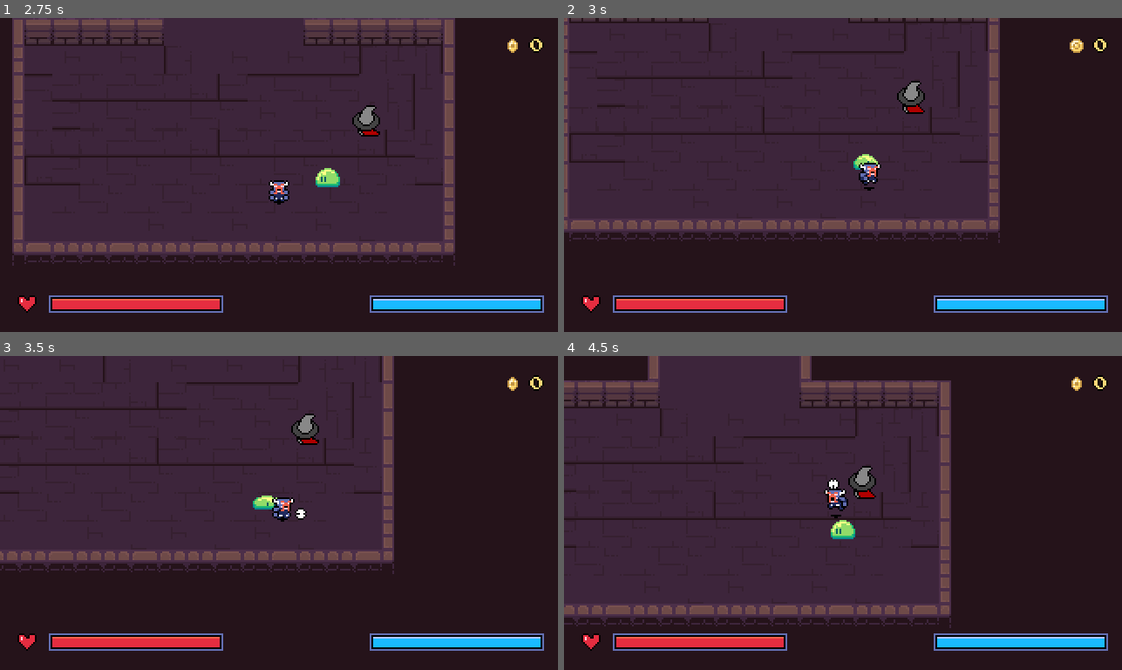
Above: before the commit, frames 1-4 (two rows, left to right).
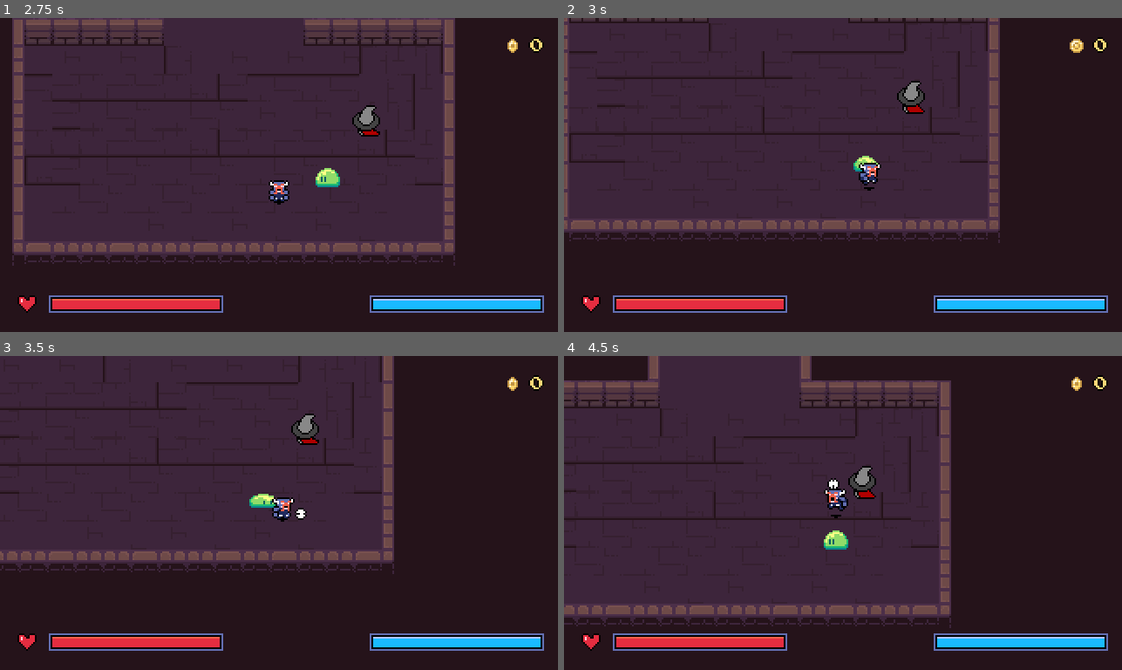
Above: after the commit, the same moments.

Repository: DaEpickid540/haven-2026
Game: Godot game, scene res://Scenes/main.tscn
The game is run twice, just before and just after one commit, with the same random seed, the same clock (stepped at 60 frames per second) and the same inputs.
Inputs (mouse positions are in pixels of both pictures, inside the frame that each line leads up to):
- Up to frame 1 (2.75 s): click "Start Game" at 0.5 s; move the mouse to (401, 159) at 1.27 s; hold Right (right) 1.28-2.03 s; tap J (attack) at 1.35, 2.1 s; click (401, 159) at 1.42 s; move the mouse to (167, 190) at 2.02 s; hold Down (down) from 2.03 s (still down)
- Up to frame 2 (3 s): move the mouse to (898, 105) at 2.77 s; release Down (down) at 2.78 s; hold Right (right) from 2.78 s (still down); hold X (dash) from 2.78 s (still down)
- Up to frame 3 (3.5 s): keep holding Right (right); keep holding X (dash); tap J (attack) at 3.05 s
- Up to frame 4 (4.5 s): move the mouse to (815, 575) at 3.52 s; release Right (right) at 3.53 s; release X (dash) at 3.53 s; hold Up (up) 3.53-4.28 s; tap E (interact) at 3.6 s; click (815, 575) at 3.67 s; tap J (attack) at 3.8, 4.35 s; move the mouse to (1010, 560) at 4.27 s; hold Left (left) from 4.28 s (still down)

Frame 1 is identical in both runs. In frame 2, less than 0.1% of the frame differs, in the area x 51-57%, y 43-49%; in frame 3, 0.1%; in frame 4, 0.4%, in the area x 46-53%, y 52-62%.

Commit message:
Update

Diff:
--- a/Scenes/player.tscn
+++ b/Scenes/player.tscn
@@ -52,7 +52,7 @@
 tracks/2/type = "value"
 tracks/2/imported = false
 tracks/2/enabled = true
-tracks/2/path = NodePath("../Area2D/CollisionPolygon2D:polygon")
+tracks/2/path = NodePath("../WeaponHitbox/CollisionPolygon2D:polygon")
 tracks/2/interp = 1
 tracks/2/loop_wrap = true
 tracks/2/keys = {
@@ -61,6 +61,18 @@
 "update": 0,
 "values": [PackedVector2Array()]
 }
+tracks/3/type = "value"
+tracks/3/imported = false
+tracks/3/enabled = true
+tracks/3/path = NodePath("../WeaponHitbox/CollisionPolygon2D:position")
+tracks/3/interp = 1
+tracks/3/loop_wrap = true
+tracks/3/keys = {
+"times": PackedFloat32Array(0),
+"transitions": PackedFloat32Array(1),
+"update": 0,
+"values": [Vector2(0.42500022, -12)]
+}
 
 [sub_resource type="Animation" id="Animation_3smsa"]
 resource_name = "attack"
@@ -93,7 +105,7 @@
 tracks/2/type = "value"
 tracks/2/imported = false
 tracks/2/enabled = true
-tracks/2/path = NodePath("../Area2D/CollisionPolygon2D:polygon")
+tracks/2/path = NodePath("../WeaponHitbox/CollisionPolygon2D:polygon")
 tracks/2/interp = 1
 tracks/2/loop_wrap = true
 tracks/2/keys = {
@@ -122,7 +134,7 @@
 tracks/1/type = "value"
 tracks/1/imported = false
 tracks/1/enabled = true
-tracks/1/path = NodePath("../Area2D/CollisionPolygon2D:polygon")
+tracks/1/path = NodePath("../WeaponHitbox/CollisionPolygon2D:polygon")
 tracks/1/interp = 1
 tracks/1/loop_wrap = true
 tracks/1/keys = {
@@ -163,7 +175,7 @@
 tracks/2/type = "value"
 tracks/2/imported = false
 tracks/2/enabled = true
-tracks/2/path = NodePath("../Area2D/CollisionPolygon2D:polygon")
+tracks/2/path = NodePath("../WeaponHitbox/CollisionPolygon2D:polygon")
 tracks/2/interp = 1
 tracks/2/loop_wrap = true
 tracks/2/keys = {
@@ -172,6 +184,18 @@
 "update": 0,
 "values": [PackedVector2Array(), PackedVector2Array(-6, -1, 3, -1, 3, -8, -6, -8), PackedVector2Array(-6, 16, -3, -3, -9, -2, -14, 9, -14, 16), PackedVector2Array(-6, 16, -6, 8, -11, 8, -14, 8, -14, 16), PackedVector2Array()]
 }
+tracks/3/type = "value"
+tracks/3/imported = false
+tracks/3/enabled = true
+tracks/3/path = NodePath("../WeaponHitbox/CollisionPolygon2D:position")
+tracks/3/interp = 1
+tracks/3/loop_wrap = true
+tracks/3/keys = {
+"times": PackedFloat32Array(0.3),
+"transitions": PackedFloat32Array(1),
+"update": 0,
+"values": [Vector2(0.42500022, -12)]
+}
 
 [sub_resource type="Animation" id="Animation_ukyrk"]
 resource_name = "attack_up"
@@ -192,7 +216,7 @@
 tracks/1/type = "value"
 tracks/1/imported = false
 tracks/1/enabled = true
-tracks/1/path = NodePath("../Area2D/CollisionPolygon2D:polygon")
+tracks/1/path = NodePath("../WeaponHitbox/CollisionPolygon2D:polygon")
 tracks/1/interp = 1
 tracks/1/loop_wrap = true
 tracks/1/keys = {
@@ -542,13 +566,20 @@
 
 [node name="Hud" parent="." unique_id=1669573446 instance=ExtResource("3_hud")]
 
-[node name="DeathScreen" parent="." instance=ExtResource("4_death")]
-
-[node name="Area2D" type="Area2D" parent="." unique_id=1643113148]
-
-[node name="CollisionPolygon2D" type="CollisionPolygon2D" parent="Area2D" unique_id=1342032514]
-position = Vector2(0.4250002, 0)
+[node name="DeathScreen" parent="." unique_id=1080805255 instance=ExtResource("4_death")]
+
+[node name="WeaponHitbox" type="Area2D" parent="." unique_id=1643113148]
+collision_layer = 0
+collision_mask = 4
+monitorable = false
+
+[node name="CollisionPolygon2D" type="CollisionPolygon2D" parent="WeaponHitbox" unique_id=1342032514]
+position = Vector2(0.42500022, -12)
 scale = Vector2(1.125, 1)
 
-[node name="CollisionShape2D" type="CollisionShape2D" parent="." unique_id=202009393]
+[node name="Hurtbox" type="Area2D" parent="." unique_id=1640876588]
+collision_layer = 2
+collision_mask = 4
+
+[node name="CollisionShape2D" type="CollisionShape2D" parent="Hurtbox" unique_id=202009393]
 shape = SubResource("CircleShape2D_0wjns")
--- a/Scripts/enemy.gd
+++ b/Scripts/enemy.gd
@@ -3,32 +3,47 @@
 const SPEED = 30.0
 
 @export var detected_range = 64
+@export var stop_distance := 16.0
+@export var max_health := 3
+@export var contact_damage := 1
 
 @onready var sprite_2d: Sprite2D = $Sprite2D
 @onready var animation_tree: AnimationTree = $AnimationTree
 @onready var playback = animation_tree.get("parameters/StateMachine/playback") as AnimationNodeStateMachinePlayback
 @onready var ray_cast_2d: RayCast2D = $RayCast2D
-@onready var area_2d: Area2D = $Area2D
+@onready var damage_area: Area2D = $DamageArea
+@onready var animation_player: AnimationPlayer = $AnimationPlayer
+var dying = false
+
+var health: int
 
 func _ready() -> void:
-	area_2d.area_entered.connect(func(other_area_2d: Area2D):
-		queue_free()
-		)
+	dying=false
+	health = max_health
+	damage_area.area_entered.connect(_on_damage_area_entered)
 
 func _physics_process(delta: float) -> void:
-	var state = playback.get_current_node()
-	match state:
-		"Idle":
-			pass
-		"Chase":
-			var player = get_player()
-			if player is Player:
-				velocity = global_position.direction_to(player.global_position) * SPEED
-				sprite_2d.scale.x = sign(velocity.x) * -1
-			else:
-				velocity = Vector2.ZERO
-			move_and_slide()
-
+	if !dying:
+		var state = playback.get_current_node()
+		match state:
+			"Idle":
+				pass
+			"Chase":
+				var player = get_player()
+				if player is Player:
+					var direction := global_position.direction_to(player.global_position)
+					var distance_to_player := global_position.distance_to(player.global_position)
+					if distance_to_player >= stop_distance:
+						velocity = direction * SPEED
+					else:
+						velocity = Vector2.ZERO
+					if direction.x != 0.0:
+						sprite_2d.scale.x = sign(direction.x) * -1
+				else:
+					velocity = Vector2.ZERO
+				move_and_slide()
+	else:
+		animation_player.play("death")
 func get_player() -> Player:
 	return get_tree().get_first_node_in_group("player")
 
@@ -50,3 +65,25 @@
 	ray_cast_2d.target_position = player.global_position - global_position
 	var player_in_sight = not ray_cast_2d.is_colliding()
 	return player_in_sight
+
+
+func take_damage(amount: int) -> void:
+	health -= amount
+	if health <= 0:
+		dying=true
+		velocity = Vector2.ZERO
+		animation_player.play("death")
+		await get_tree().create_timer(1.0).timeout
+		queue_free()
+		return
+
+	var flash := create_tween()
+	flash.tween_property(sprite_2d, "modulate", Color(1, 0.35, 0.35), 0.08)
+	flash.tween_property(sprite_2d, "modulate", Color.WHITE, 0.12)
+
+
+func _on_damage_area_entered(other_area: Area2D) -> void:
+	velocity = Vector2.ZERO
+	var player := other_area.get_parent() as Player
+	if player != null and other_area.name == "Hurtbox":
+		player.take_damage(contact_damage)
--- a/Scripts/player.gd
+++ b/Scripts/player.gd
@@ -7,6 +7,7 @@
 
 @onready var animation_tree: AnimationTree = $AnimationTree
 @onready var playback = animation_tree.get("parameters/StateMachine/playback") as AnimationNodeStateMachinePlayback
+@onready var weapon_hitbox: Area2D = $WeaponHitbox
 
 
 var input_vector = Vector2.ZERO
@@ -15,10 +16,12 @@
 const HURT_COOLDOWN := 0.6
 
 var _hurt_timer := 0.0
+var _enemies_hit_this_attack: Array[Node2D] = []
 
 
 func _ready() -> void:
 	PlayerStats.died.connect(_on_died)
+	weapon_hitbox.body_entered.connect(_on_weapon_body_entered)
 
 
 func take_damage(amount: int) -> void:
@@ -36,6 +39,9 @@
 	$DeathScreen.open()
 
 func _physics_process(delta: float) -> void:
+	if _hurt_timer > 0.0:
+		_hurt_timer = maxf(_hurt_timer - delta, 0.0)
+
 	var state = playback.get_current_node()
 	match state:
 		"MoveState":
@@ -55,9 +61,7 @@
 		update_blend_positions(direction_vector)
 
 	if Input.is_action_just_pressed("attack"):
-		playback.travel("AttackState")
-	if Input.is_action_just_pressed("attack"):
-		playback.travel("AttackState")
+		_start_attack()
 	if Input.is_action_pressed("dash"):
 		speed=130.0
 		dashing=true
@@ -71,3 +75,18 @@
 	animation_tree.set("parameters/StateMachine/MoveState/RunState/blend_position",direction_vector)
 	animation_tree.set("parameters/StateMachine/MoveState/StandState/blend_position", direction_vector)
 	animation_tree.set("parameters/StateMachine/AttackState/blend_position", direction_vector)
+
+
+func _start_attack() -> void:
+	_enemies_hit_this_attack.clear()
+	playback.travel("AttackState")
+
+
+func _on_weapon_body_entered(body: Node2D) -> void:
+	if playback.get_current_node() != "AttackState":
+		return
+	if body in _enemies_hit_this_attack or not body.has_method("take_damage"):
+		return
+
+	_enemies_hit_this_attack.append(body)
+	body.take_damage(PlayerStats.get_damage())
--- /dev/null
+++ b/damage_boxes/hitbox.gd
@@ -0,0 +1,11 @@
+class_name Hitbox extends Area2D
+@export var damage = 1
+
+# Called when the node enters the scene tree for the first time.
+func _ready() -> void:
+	pass # Replace with function body.
+
+
+# Called every frame. 'delta' is the elapsed time since the previous frame.
+func _process(delta: float) -> void:
+	pass
--- /dev/null
+++ b/damage_boxes/hurtbox.gd
@@ -0,0 +1,11 @@
+class_name Hurtbox extends Area2D
+
+
+# Called when the node enters the scene tree for the first time.
+func _ready() -> void:
+	pass # Replace with function body.
+
+
+# Called every frame. 'delta' is the elapsed time since the previous frame.
+func _process(delta: float) -> void:
+	pass
--- a/enemy.tscn
+++ b/enemy.tscn
@@ -6,10 +6,34 @@
 [sub_resource type="Animation" id="Animation_4gyqm"]
 length = 0.9
 step = 0.1
+tracks/0/type = "value"
+tracks/0/imported = false
+tracks/0/enabled = true
+tracks/0/path = NodePath(".:frame")
+tracks/0/interp = 1
+tracks/0/loop_wrap = true
+tracks/0/keys = {
+"times": PackedFloat32Array(0),
+"transitions": PackedFloat32Array(1),
+"update": 1,
+"values": [6]
+}
 
 [sub_resource type="Animation" id="Animation_qi2p4"]
 resource_name = "death"
 step = 0.1
+tracks/0/type = "value"
+tracks/0/imported = false
+tracks/0/enabled = true
+tracks/0/path = NodePath(".:frame")
+tracks/0/interp = 1
+tracks/0/loop_wrap = true
+tracks/0/keys = {
+"times": PackedFloat32Array(0, 0.3, 0.5, 0.7, 0.9),
+"transitions": PackedFloat32Array(1, 1, 1, 1, 1),
+"update": 1,
+"values": [6, 7, 8, 9, 10]
+}
 
 [sub_resource type="Animation" id="Animation_iifgy"]
 resource_name = "idle"
@@ -90,7 +114,7 @@
 texture = ExtResource("1_7k104")
 hframes = 7
 vframes = 2
-frame = 5
+frame = 6
 
 [node name="AnimationPlayer" type="AnimationPlayer" parent="." unique_id=629370387]
 root_node = NodePath("../Sprite2D")
@@ -109,8 +133,10 @@
 [node name="RayCast2D" type="RayCast2D" parent="." unique_id=300324515]
 target_position = Vector2(-17, 0)
 
-[node name="Area2D" type="Area2D" parent="." unique_id=1159431271]
+[node name="DamageArea" type="Area2D" parent="." unique_id=1159431271]
+collision_layer = 4
+collision_mask = 2
 
-[node name="CollisionShape2D" type="CollisionShape2D" parent="Area2D" unique_id=2062662106]
+[node name="CollisionShape2D" type="CollisionShape2D" parent="DamageArea" unique_id=2062662106]
 position = Vector2(1, 4)
 shape = SubResource("CircleShape2D_a5u4x")
Not shown, added: damage_boxes/hitbox.gd.uid
Not shown, added: damage_boxes/hurtbox.gd.uid
